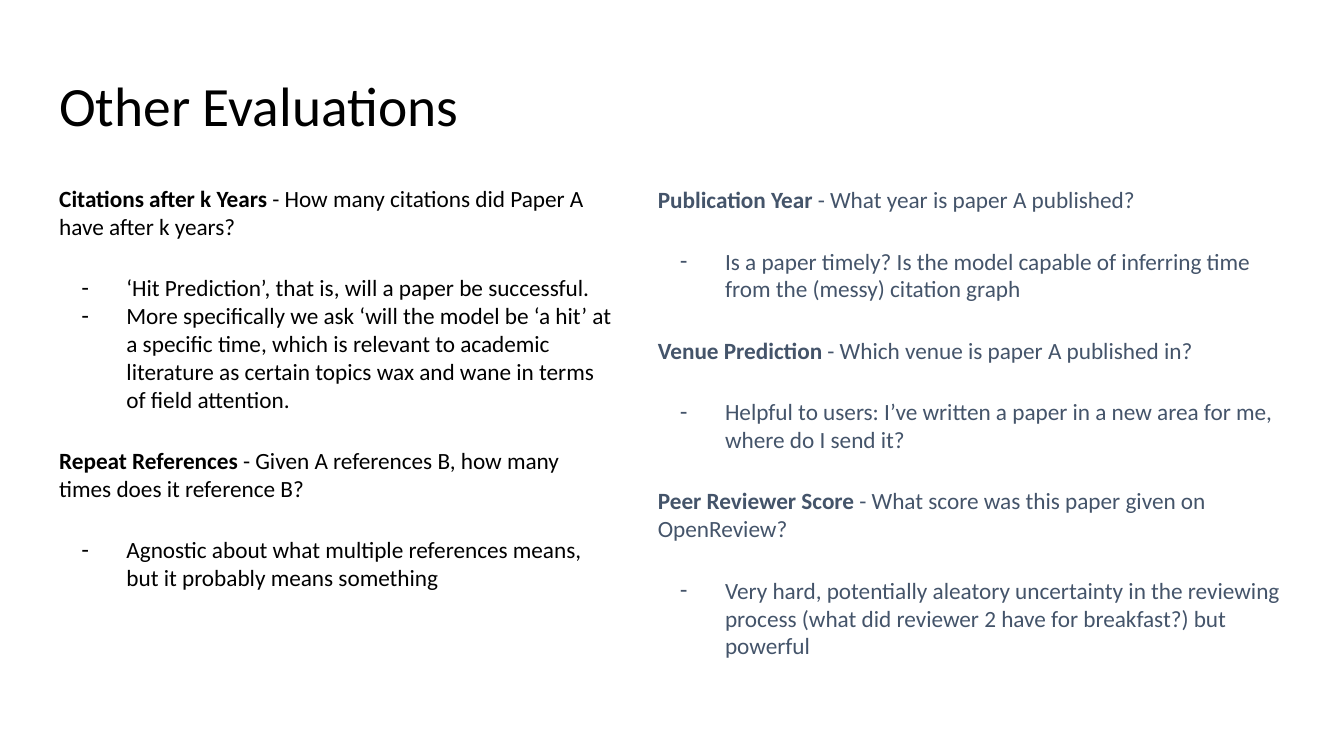
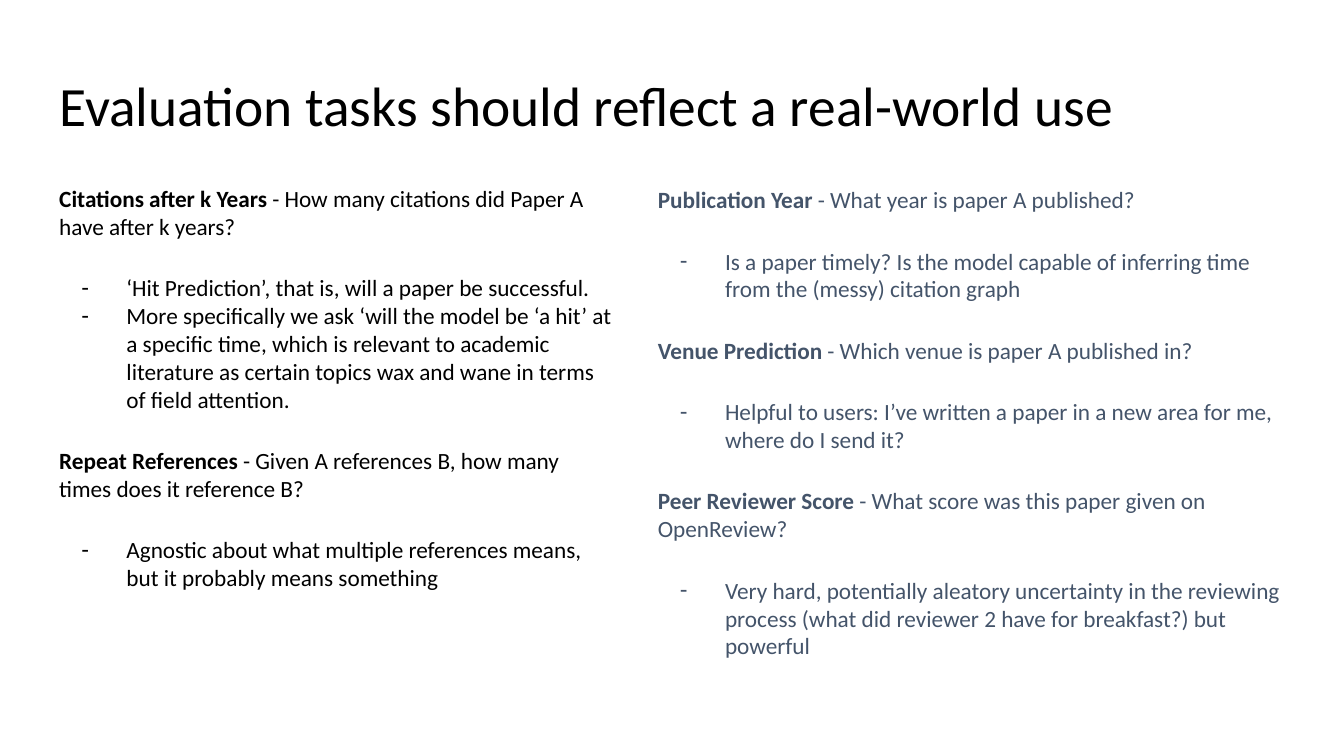
Before and after one commit to kwchurch/JSALT_Better_Together, a slide deck: slide 21 of slides/July5/July5_combined.pptx. Drawn at 1344x756 pixels with LibreOffice and Linux fonts; fonts in the diff are those of the drawing. Boxes give left, top, right and bottom in pixels: in the first picture for what was removed or moved away, otherwise in the second. Text is boxed around its words. In the diff, an @@ line names an element or a change of style, - is before the commit and + after.

```diff
--- a/slides/July5/July5_combined.pptx
+++ b/slides/July5/July5_combined.pptx
@@ title at box(59, 87, 1112, 127): text changed @@
-Other Evaluations
+Evaluation tasks should reflect a real-world use
```
Also in this commit, not shown: 2 other slides changed, 5 slides added, 4 slides removed, 1 other file.
